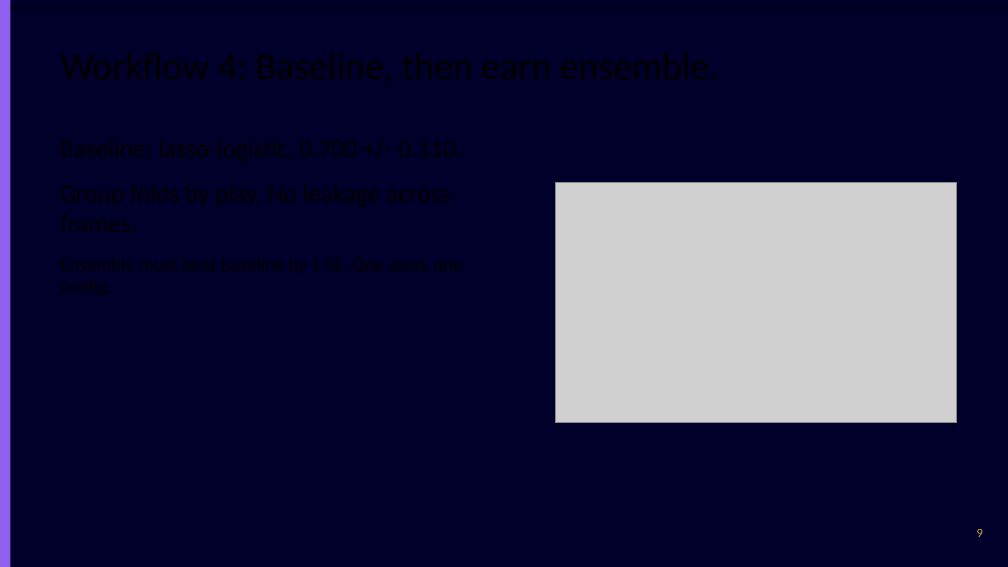
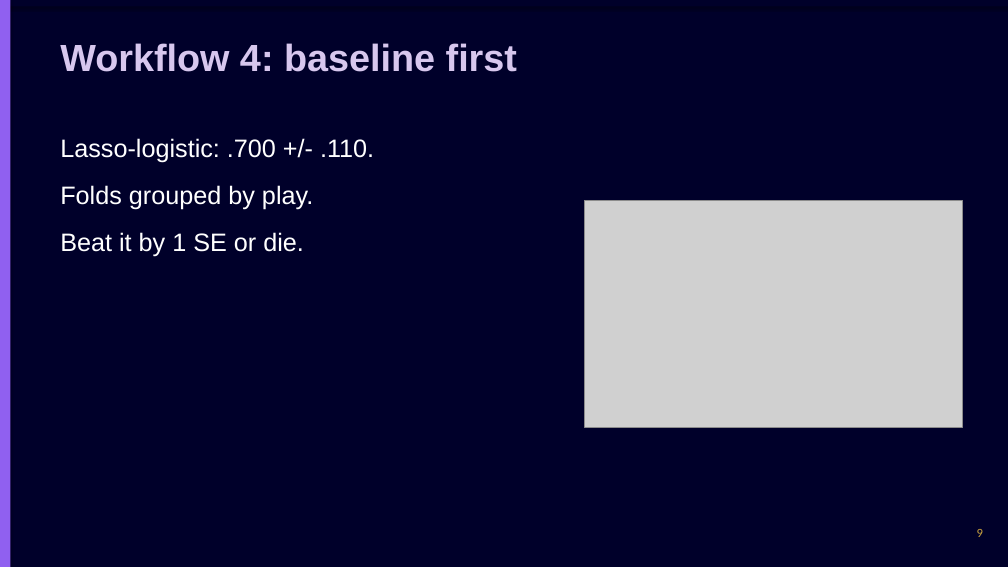
Before and after one commit to chasko-labs/nfl-big-data-bowl-2027, a slide deck: slide 9 of deck/unified.pptx. Drawn at 1008x567 pixels with LibreOffice and Linux fonts; fonts in the diff are those of the drawing; grey boxes stand for pictures. Boxes give left, top, right and bottom in pixels: in the first picture for what was removed or moved away, otherwise in the second. Text is boxed around its words. In the diff, an @@ line names an element or a change of style, - is before the commit and + after.

Commit message:
deck: explicit AAA colors, wrap on, short lines, two-column layout

```diff
--- a/deck/unified.pptx
+++ b/deck/unified.pptx
@@ text added at (60, 43, 517, 72), 36 pt, text #D7C7EE, bold @@
+Workflow 4: baseline first
@@ text added at (60, 138, 374, 257), 24 pt, text #FFFFFF @@
+Lasso-logistic: .700 +/- .110.
+Folds grouped by play.
+Beat it by 1 SE or die.
@@ picture: place and size @@
-picture at (556, 182, 957, 423)
+picture at (585, 200, 963, 427)
```
Also in this commit, not shown: 16 other slides changed.
